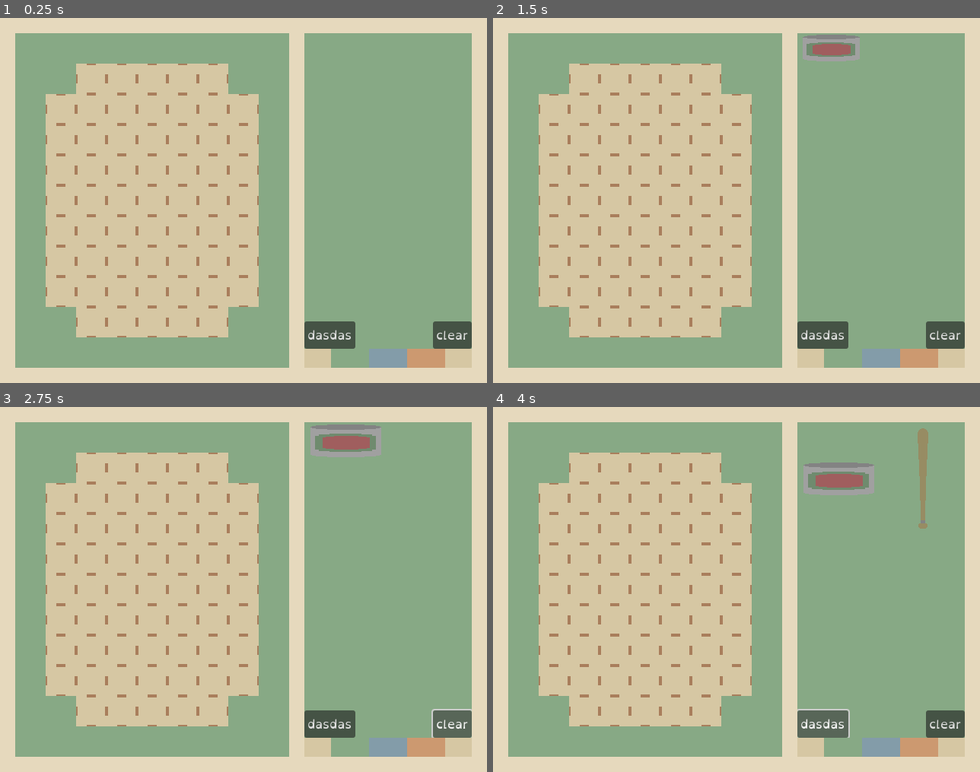
Above: before the commit, frames 1-4 (two rows, left to right).
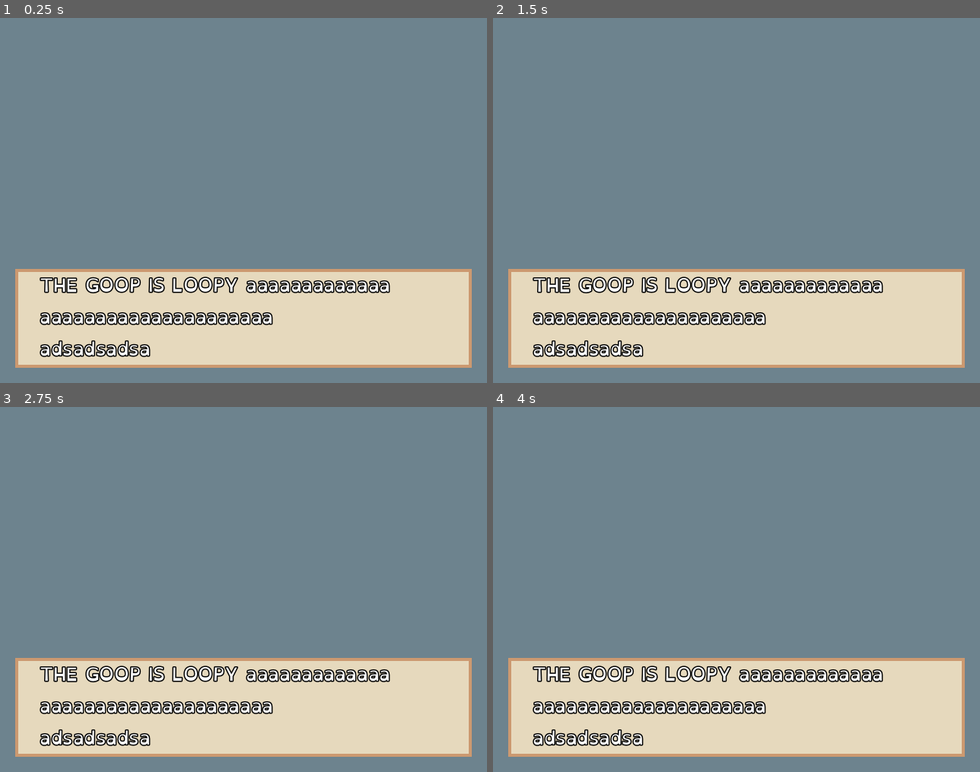
Above: after the commit, the same moments.

Repository: Birdboys/returningMolly
Game: Godot game, scene res://Scenes/inventory_ui.tscn
Two runs of this game, one before a commit and one after it. Both use one fixed random seed, a clock stepped at 60 frames per second and the inputs below.
Inputs (mouse positions are in pixels of both pictures, inside the frame that each line leads up to):
- Up to frame 1 (0.25 s): no input
- Up to frame 2 (1.5 s): click "dasdas" at 0.5 s; click (838, 50) at 1.27 s
- Up to frame 3 (2.75 s): click "clear" at 2 s
- Up to frame 4 (4 s): click (838, 439) at 2.77 s; click "dasdas" at 3.5 s

The runs differ from the first frame. In frame 1, 99% of the frame differs, in the area x 0-100%, y 0-100%; in frame 2, 99%; in frame 3, 99%; in frame 4, 99%.

Commit message:
looking visual

Diff:
--- a/Scenes/inventory_ui.tscn
+++ b/Scenes/inventory_ui.tscn
@@ -170,13 +170,13 @@
 "open_info": SubResource("Animation_0o25c")
 }
 
-[sub_resource type="StyleBoxFlat" id="StyleBoxFlat_nt14f"]
-bg_color = Color(0.6, 0.6, 0.6, 0)
-border_width_left = 8
-border_width_top = 8
-border_width_right = 8
-border_width_bottom = 8
-border_color = Color(0.556863, 0.427451, 0.537255, 1)
+[sub_resource type="StyleBoxFlat" id="StyleBoxFlat_l66ot"]
+bg_color = Color(0.901961, 0.85098, 0.741176, 1)
+border_width_left = 4
+border_width_top = 4
+border_width_right = 4
+border_width_bottom = 4
+border_color = Color(0.8, 0.6, 0.439216, 1)
 
 [node name="Main" type="Control"]
 layout_mode = 3
@@ -357,7 +357,6 @@
 }
 
 [node name="convoUI" type="Control" parent="."]
-visible = false
 layout_mode = 1
 anchors_preset = 15
 anchor_right = 1.0
@@ -374,18 +373,39 @@
 grow_vertical = 2
 color = Color(0.427451, 0.513726, 0.556863, 1)
 
-[node name="RichTextLabel" type="RichTextLabel" parent="convoUI"]
-layout_mode = 1
-offset_left = 50.0
-offset_top = 285.0
-offset_right = 579.0
-offset_bottom = 450.0
+[node name="textPanel" type="Panel" parent="convoUI"]
+layout_mode = 1
+anchors_preset = 15
+anchor_right = 1.0
+anchor_bottom = 1.0
+offset_left = 20.0
+offset_top = 330.0
+offset_right = -20.0
+offset_bottom = -20.0
+grow_horizontal = 2
+grow_vertical = 2
+theme_override_styles/panel = SubResource("StyleBoxFlat_l66ot")
+
+[node name="textPanelMargin" type="MarginContainer" parent="convoUI/textPanel"]
+layout_mode = 1
+anchors_preset = 15
+anchor_right = 1.0
+anchor_bottom = 1.0
+grow_horizontal = 2
+grow_vertical = 2
+theme_override_constants/margin_left = 32
+theme_override_constants/margin_right = 32
+
+[node name="textPanelText" type="RichTextLabel" parent="convoUI/textPanel/textPanelMargin"]
+clip_contents = false
+layout_mode = 2
 theme_override_colors/font_outline_color = Color(0, 0, 0, 1)
 theme_override_constants/outline_size = 6
 theme_override_font_sizes/normal_font_size = 24
-theme_override_styles/normal = SubResource("StyleBoxFlat_nt14f")
 bbcode_enabled = true
-text = "[center]THE GOOP IS LOOPY aaaaaaaaaaaaaaaaaaaaaaaaaaaaaaaaaaaaaaaaaaaaaaaaaaaaaaaaaaaaaaaaaaaaaaaaaaaaaaaaaaaaaaa[/center]"
+text = "THE GOOP IS LOOPY aaaaaaaaaaaaa aaaaaaaaaaaaaaaaaaaaa
+adsadsadsa"
+scroll_active = false
 
 [connection signal="pressed" from="inventoryUI/infoPanel/infoVbox/groundItemsScroll/Button" to="inventoryUI" method="_on_button_pressed"]
 [connection signal="pressed" from="inventoryUI/infoPanel/infoVbox/groundItemsScroll/Clear" to="inventoryUI" method="_on_clear_pressed"]
